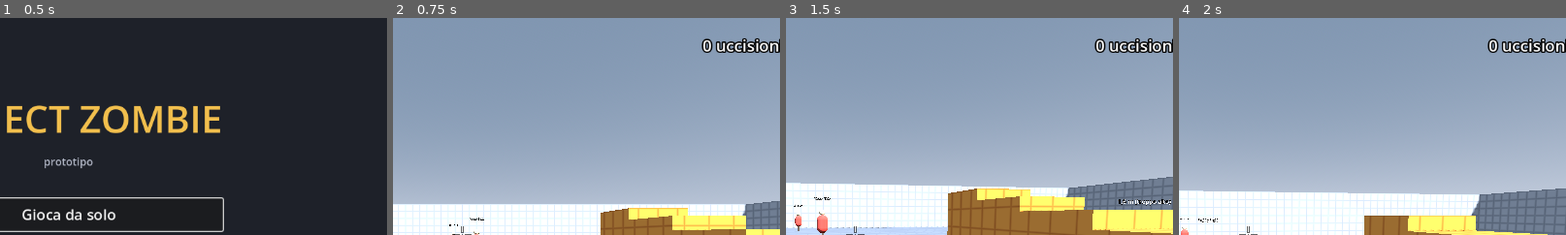
Above: before the commit, frames 1-4 (left to right).
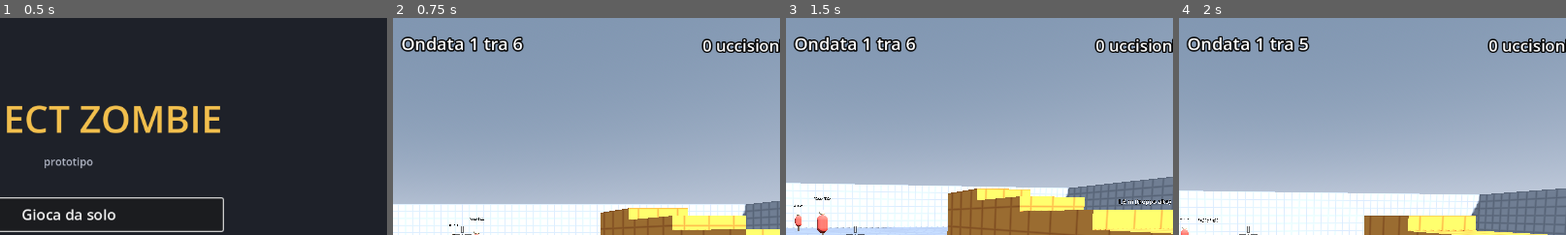
Above: after the commit, the same moments.

Repository: AntoSeguino2018/Project-Zombie
Game: Godot game, scene res://game/ui/main_menu.tscn
The game is run twice, just before and just after one commit, with the same random seed, the same clock (stepped at 60 frames per second) and the same inputs.
Inputs (mouse positions are % of the whole screen's width and height, from its top left):
- Up to frame 1 (0.5 s): no input
- Up to frame 2 (0.75 s): click "Gioca da solo" at 0.5 s
- Up to frame 3 (1.5 s): tap Enter at 1.25 s; move the mouse to (55, 50) at 1.27 s; press the mouse at (55, 50) at 1.28 s; hold W (move_forward) from 1.28 s (still down)
- Up to frame 4 (2 s): keep holding W (move_forward); tap Space (jump) at 1.52 s
The pictures show only the part of the screen within x 41-91%, y 0-50%; the shares and areas given below are measured in that part.

Frame 1 is identical in both runs. In frame 2, 1.6% of the frame differs, in the area x 2-34%, y 8-16%; in frame 3, 1.6%; in frame 4, 1.6%.

Commit message:
Passo 3.2: ondate con budget di pericolosità
- WaveDirector al posto degli spawner provvisori: ogni ondata ha un budget
  che sale e accelera (6, 10, 14, 20, 26... con un giocatore, +60% per ogni
  giocatore in più) e lo spende in zombie
- Tipi di zombie come dati (WaveEnemy): Camminatore 1, Scattista 2
  dall'ondata 2, Bestione 5 dall'ondata 3; pesi che cambiano a caso a ogni
  ondata, budget sempre speso tutto
- Zombie che escono uno alla volta da punti fuori vista e ad almeno 14 m,
  girati verso il giocatore più vicino; massimo di vivi insieme
- Pausa di 12 s tra un'ondata e l'altra; uno zombie che sparisce senza
  morire non blocca l'ondata
- HUD: ondata e zombie rimasti, conto alla rovescia, scritte di inizio e fine
- In rete decide l'host; chi entra a ondata iniziata riceve lo stato

Co-Authored-By: Claude Opus 5.5 <noreply@anthropic.com>

Diff:
--- a/game/enemies/enemy_spawner.gd
+++ /dev/null
@@ -1,60 +0,0 @@
-class_name EnemySpawner
-extends Marker3D
-## Fa comparire zombie in questo punto, scegliendoli a caso dalla lista, finché
-## non ce ne sono max_alive vivi insieme. Quando ne muore uno, dopo un po' ne
-## arriva un altro. Provvisorio: più avanti gli spawn li deciderà il director
-## della Fase 3.
-## Gli zombie li crea solo l'host; se nel livello c'è un EnemyReplicator
-## compaiono anche sugli altri partecipanti.
-
-## Tipi di zombie tra cui scegliere. Ripetere un tipo lo rende più frequente.
-@export var enemy_scenes: Array[PackedScene] = []
-## Secondi prima del primo zombie.
-@export var initial_delay := 3.0
-## Secondi tra una comparsa e la successiva.
-@export var spawn_interval := 4.0
-## Zombie vivi al massimo, contando solo quelli nati qui.
-@export var max_alive := 1
-
-var _alive: Array[Node] = []
-var _timer := Timer.new()
-
-
-func _ready() -> void:
-	if not multiplayer.is_server():
-		return
-	_timer.one_shot = true
-	_timer.timeout.connect(_on_timer)
-	add_child(_timer)
-	_timer.start(initial_delay)
-
-
-func _on_timer() -> void:
-	if _alive.size() < max_alive and not enemy_scenes.is_empty():
-		_spawn(enemy_scenes.pick_random())
-	if _alive.size() < max_alive:
-		_timer.start(spawn_interval)
-
-
-func _spawn(scene: PackedScene) -> void:
-	# Un piccolo scarto a caso, così non nascono uno dentro l'altro.
-	var at := position + Vector3(randf_range(-1.0, 1.0), 0.0, randf_range(-1.0, 1.0))
-	var replicator := EnemyReplicator.of(self)
-	var enemy: Node3D
-	if replicator:
-		enemy = replicator.spawn_enemy(scene, at, rotation.y)
-	else:
-		enemy = scene.instantiate()
-		enemy.position = at
-		enemy.rotation.y = rotation.y
-		add_sibling(enemy)
-	if enemy == null:
-		return
-	_alive.append(enemy)
-	HealthComponent.of(enemy).died.connect(_on_enemy_died.bind(enemy), CONNECT_ONE_SHOT)
-
-
-func _on_enemy_died(_source: Node, enemy: Node) -> void:
-	_alive.erase(enemy)
-	if _timer.is_stopped():
-		_timer.start(spawn_interval)
--- a/game/levels/test_level.tscn
+++ b/game/levels/test_level.tscn
@@ -7,7 +7,6 @@
 [ext_resource type="Material" path="res://assets/materials/greybox_danger.tres" id="5_danger"]
 [ext_resource type="PackedScene" path="res://game/levels/props/training_dummy.tscn" id="6_dummy"]
 [ext_resource type="Script" path="res://game/levels/level_navigation.gd" id="7_navigation"]
-[ext_resource type="Script" path="res://game/enemies/enemy_spawner.gd" id="8_spawner"]
 [ext_resource type="PackedScene" path="res://game/enemies/walker.tscn" id="9_walker"]
 [ext_resource type="PackedScene" path="res://game/enemies/runner.tscn" id="10_runner"]
 [ext_resource type="PackedScene" path="res://game/enemies/brute.tscn" id="11_brute"]
@@ -17,6 +16,10 @@
 [ext_resource type="Script" path="res://game/net/pickup_replicator.gd" id="15_pickup_replicator"]
 [ext_resource type="PackedScene" path="res://game/pickups/weapon_pickup.tscn" id="16_pickup"]
 [ext_resource type="PackedScene" path="res://game/pickups/weapon_crate.tscn" id="17_crate"]
+[ext_resource type="Script" path="res://game/waves/wave_director.gd" id="18_waves"]
+[ext_resource type="Resource" path="res://game/waves/walker_wave.tres" id="19_walker_wave"]
+[ext_resource type="Resource" path="res://game/waves/runner_wave.tres" id="20_runner_wave"]
+[ext_resource type="Resource" path="res://game/waves/brute_wave.tres" id="21_brute_wave"]
 
 [sub_resource type="ProceduralSkyMaterial" id="ProceduralSkyMaterial_sky"]
 sky_horizon_color = Color(0.66, 0.7, 0.78, 1)
@@ -248,26 +251,33 @@
 
 [node name="Enemies" type="Node3D" parent="."]
 
-[node name="SpawnerNorthWest" type="Marker3D" parent="Enemies"]
-transform = Transform3D(1, 0, 0, 0, 1, 0, 0, 0, 1, -30, 0, -34)
-script = ExtResource("8_spawner")
-enemy_scenes = Array[PackedScene]([ExtResource("9_walker"), ExtResource("9_walker"), ExtResource("10_runner")])
-initial_delay = 3.0
-max_alive = 3
-
-[node name="SpawnerNorthEast" type="Marker3D" parent="Enemies"]
-transform = Transform3D(1, 0, 0, 0, 1, 0, 0, 0, 1, 30, 0, -34)
-script = ExtResource("8_spawner")
-enemy_scenes = Array[PackedScene]([ExtResource("9_walker"), ExtResource("10_runner")])
-initial_delay = 6.0
-max_alive = 3
-
-[node name="SpawnerSouth" type="Marker3D" parent="Enemies"]
-transform = Transform3D(1, 0, 0, 0, 1, 0, 0, 0, 1, 0, 0, 34)
-script = ExtResource("8_spawner")
-enemy_scenes = Array[PackedScene]([ExtResource("11_brute")])
-initial_delay = 15.0
-spawn_interval = 15.0
+[node name="Waves" type="Node3D" parent="."]
+script = ExtResource("18_waves")
+enemies = Array[Resource]([ExtResource("19_walker_wave"), ExtResource("20_runner_wave"), ExtResource("21_brute_wave")])
+
+[node name="SpawnNorthWest" type="Marker3D" parent="Waves"]
+transform = Transform3D(1, 0, 0, 0, 1, 0, 0, 0, 1, -34, 0, -34)
+
+[node name="SpawnNorth" type="Marker3D" parent="Waves"]
+transform = Transform3D(1, 0, 0, 0, 1, 0, 0, 0, 1, 0, 0, -36)
+
+[node name="SpawnNorthEast" type="Marker3D" parent="Waves"]
+transform = Transform3D(1, 0, 0, 0, 1, 0, 0, 0, 1, 34, 0, -34)
+
+[node name="SpawnWest" type="Marker3D" parent="Waves"]
+transform = Transform3D(1, 0, 0, 0, 1, 0, 0, 0, 1, -36, 0, 0)
+
+[node name="SpawnEast" type="Marker3D" parent="Waves"]
+transform = Transform3D(1, 0, 0, 0, 1, 0, 0, 0, 1, 36, 0, 0)
+
+[node name="SpawnSouthWest" type="Marker3D" parent="Waves"]
+transform = Transform3D(1, 0, 0, 0, 1, 0, 0, 0, 1, -34, 0, 34)
+
+[node name="SpawnSouth" type="Marker3D" parent="Waves"]
+transform = Transform3D(1, 0, 0, 0, 1, 0, 0, 0, 1, 0, 0, 36)
+
+[node name="SpawnSouthEast" type="Marker3D" parent="Waves"]
+transform = Transform3D(1, 0, 0, 0, 1, 0, 0, 0, 1, 34, 0, 34)
 
 [node name="Crates" type="Node3D" parent="."]
 
--- a/game/player/player.tscn
+++ b/game/player/player.tscn
@@ -237,6 +237,36 @@
 text = "0 uccisioni   0:00"
 horizontal_alignment = 2
 
+[node name="WaveLabel" type="Label" parent="Hud"]
+anchors_preset = 5
+anchor_left = 0.5
+anchor_right = 0.5
+offset_left = -300.0
+offset_top = 20.0
+offset_right = 300.0
+offset_bottom = 56.0
+grow_horizontal = 2
+theme_override_colors/font_outline_color = Color(0, 0, 0, 1)
+theme_override_constants/outline_size = 8
+theme_override_font_sizes/font_size = 26
+horizontal_alignment = 1
+
+[node name="WaveBanner" type="Label" parent="Hud"]
+modulate = Color(1, 1, 1, 0)
+anchors_preset = 5
+anchor_left = 0.5
+anchor_right = 0.5
+offset_left = -500.0
+offset_top = 150.0
+offset_right = 500.0
+offset_bottom = 230.0
+grow_horizontal = 2
+theme_override_colors/font_color = Color(1, 0.82, 0.29, 1)
+theme_override_colors/font_outline_color = Color(0, 0, 0, 1)
+theme_override_constants/outline_size = 16
+theme_override_font_sizes/font_size = 60
+horizontal_alignment = 1
+
 [node name="ControlsLabel" type="Label" parent="Hud"]
 offset_left = 32.0
 offset_top = 24.0
--- a/game/ui/player_hud.gd
+++ b/game/ui/player_hud.gd
@@ -1,7 +1,8 @@
 class_name PlayerHud
 extends CanvasLayer
 ## HUD del giocatore locale: mirino, barra della vita, munizioni e arma in mano,
-## uccisioni e tempo di sopravvivenza, cosa si può fare con E, direzione del
+## uccisioni e tempo di sopravvivenza, ondata in corso con gli zombie rimasti
+## (o i secondi alla prossima), cosa si può fare con E, direzione del
 ## danno, bordo rosso quando
 ## si subiscono danni (che resta acceso e pulsa con la vita bassa), comandi
 ## all'avvio e schermata di morte con il riepilogo e il conto alla rovescia.
@@ -19,6 +20,8 @@
 var _flash := 0.0
 var _time := 0.0
 var _death_summary := ""
+var _waves: WaveDirector
+var _banner_tween: Tween
 
 @onready var crosshair: Crosshair = $Crosshair
 @onready var _health_bar: HealthBar = $HealthBar
@@ -30,6 +33,8 @@
 @onready var _stats_label: Label = $StatsLabel
 @onready var _controls_label: Label = $ControlsLabel
 @onready var _prompt: RichTextLabel = $InteractPrompt
+@onready var _wave_label: Label = $WaveLabel
+@onready var _wave_banner: Label = $WaveBanner
 
 
 func _ready() -> void:
@@ -37,6 +42,16 @@
 	tween.tween_interval(controls_time)
 	tween.tween_property(_controls_label, "modulate:a", 0.0, 1.0)
 	tween.tween_callback(_controls_label.hide)
+	# Il giocatore può nascere prima che il livello abbia finito di prepararsi.
+	_bind_waves.call_deferred()
+
+
+func _bind_waves() -> void:
+	_waves = WaveDirector.of(self)
+	if _waves == null:
+		return
+	_waves.wave_started.connect(func(wave: int): _show_banner("ONDATA %d" % wave))
+	_waves.wave_cleared.connect(func(wave: int): _show_banner("Ondata %d superata!" % wave))
 
 
 func bind(health: HealthComponent) -> void:
@@ -105,8 +120,29 @@
 	_weapon_label.visible = alive
 
 
+## Scritta grande che compare e svanisce, per l'inizio e la fine delle ondate.
+func _show_banner(text: String) -> void:
+	_wave_banner.text = text
+	if _banner_tween:
+		_banner_tween.kill()
+	_banner_tween = create_tween()
+	_banner_tween.tween_property(_wave_banner, "modulate:a", 1.0, 0.2)
+	_banner_tween.tween_interval(2.0)
+	_banner_tween.tween_property(_wave_banner, "modulate:a", 0.0, 0.6)
+
+
+func _update_wave_label() -> void:
+	if not is_instance_valid(_waves):
+		_wave_label.text = ""
+	elif _waves.phase == WaveDirector.Phase.ACTIVE:
+		_wave_label.text = "Ondata %d   ·   %d zombie" % [_waves.wave, _waves.remaining]
+	else:
+		_wave_label.text = "Ondata %d tra %d" % [_waves.wave + 1, ceili(_waves.seconds_to_next_wave())]
+
+
 func _process(delta: float) -> void:
 	_time += delta
+	_update_wave_label()
 	_flash = maxf(_flash - flash_fade * delta, 0.0)
 	var steady := 0.0
 	if _health and not _health.is_alive():
--- /dev/null
+++ b/game/waves/brute_wave.tres
@@ -0,0 +1,11 @@
+[gd_resource type="Resource" script_class="WaveEnemy" format=3]
+
+[ext_resource type="Script" path="res://game/waves/wave_enemy.gd" id="1_wave"]
+[ext_resource type="PackedScene" path="res://game/enemies/brute.tscn" id="2_scene"]
+
+[resource]
+script = ExtResource("1_wave")
+scene = ExtResource("2_scene")
+cost = 5
+first_wave = 3
+weight = 1.0
--- /dev/null
+++ b/game/waves/runner_wave.tres
@@ -0,0 +1,11 @@
+[gd_resource type="Resource" script_class="WaveEnemy" format=3]
+
+[ext_resource type="Script" path="res://game/waves/wave_enemy.gd" id="1_wave"]
+[ext_resource type="PackedScene" path="res://game/enemies/runner.tscn" id="2_scene"]
+
+[resource]
+script = ExtResource("1_wave")
+scene = ExtResource("2_scene")
+cost = 2
+first_wave = 2
+weight = 1.5
--- /dev/null
+++ b/game/waves/walker_wave.tres
@@ -0,0 +1,11 @@
+[gd_resource type="Resource" script_class="WaveEnemy" format=3]
+
+[ext_resource type="Script" path="res://game/waves/wave_enemy.gd" id="1_wave"]
+[ext_resource type="PackedScene" path="res://game/enemies/walker.tscn" id="2_scene"]
+
+[resource]
+script = ExtResource("1_wave")
+scene = ExtResource("2_scene")
+cost = 1
+first_wave = 1
+weight = 3.0
--- /dev/null
+++ b/game/waves/wave_director.gd
@@ -0,0 +1,298 @@
+class_name WaveDirector
+extends Node3D
+## Manda gli zombie a ondate. Ogni ondata ha un budget di pericolosità che sale
+## e lo spende scegliendo tipi di zombie (WaveEnemy) fino a esaurirlo; i pesi
+## cambiano a caso a ogni ondata, così la composizione non è mai la stessa.
+## Gli zombie escono, uno alla volta, dai punti di comparsa (i Marker3D figli)
+## che nessun giocatore sta guardando. L'ondata finisce quando sono morti tutti;
+## dopo una pausa parte la successiva.
+##
+## Decide tutto l'host; gli altri ricevono numero dell'ondata, fase, zombie
+## rimasti e secondi alla prossima (anche chi entra a partita iniziata).
+
+## Ondata o pausa cambiata, o zombie rimasti cambiati.
+signal state_changed
+## È partita l'ondata wave.
+signal wave_started(wave: int)
+## L'ondata wave è stata ripulita.
+signal wave_cleared(wave: int)
+
+enum Phase { WAITING, ACTIVE, BREAK }
+
+const LAYER_WORLD := 1
+
+## Tipi di zombie che le ondate possono mandare.
+@export var enemies: Array[WaveEnemy] = []
+
+@export_group("Budget")
+## Budget della prima ondata.
+@export var base_budget := 6.0
+## Quanto sale il budget a ogni ondata...
+@export var budget_growth := 3.0
+## ...più questo per il quadrato delle ondate passate (crescita che accelera).
+@export var budget_acceleration := 0.5
+## Budget in più per ogni giocatore oltre il primo, in frazione.
+@export var budget_per_extra_player := 0.6
+## Quanto varia a caso il peso di ogni tipo da un'ondata all'altra (0 = mai).
+@export_range(0.0, 1.0) var weight_variation := 0.75
+
+@export_group("Tempi")
+## Secondi prima della prima ondata.
+@export var start_delay := 6.0
+## Secondi di pausa tra un'ondata e la successiva.
+@export var break_time := 12.0
+## Secondi tra la comparsa di uno zombie e il successivo.
+@export var spawn_interval := 0.7
+## Zombie vivi al massimo insieme, con un solo giocatore...
+@export var max_alive := 10
+## ...più questi per ogni giocatore in più.
+@export var max_alive_per_extra_player := 4
+
+@export_group("Comparsa")
+## Gli zombie non compaiono più vicini di così a un giocatore.
+@export var min_spawn_distance := 14.0
+## Oltre questa distanza un punto conta come fuori vista anche se è scoperto.
+@export var view_distance := 45.0
+## Metà dell'angolo di vista dei giocatori, in gradi (con un po' di margine).
+@export var view_half_angle_degrees := 70.0
+## Si sceglie a caso tra questi punti validi, i più vicini ai giocatori.
+@export var nearest_choices := 3
+
+var wave := 0
+var phase := Phase.WAITING
+## Zombie dell'ondata ancora da uccidere (in campo e in arrivo).
+var remaining := 0
+
+var _time_left := 0.0
+var _spawn_left := 0.0
+var _queue: Array[WaveEnemy] = []
+var _alive: Array[Node] = []
+var _rng := RandomNumberGenerator.new()
+
+
+func _ready() -> void:
+	add_to_group("wave_director")
+	_rng.randomize()
+	if not multiplayer.is_server():
+		return
+	_time_left = start_delay
+	if NetSession.is_online():
+		multiplayer.peer_connected.connect(_send_state)
+
+
+## Il director del livello, o null se non c'è.
+static func of(node: Node) -> WaveDirector:
+	return node.get_tree().get_first_node_in_group("wave_director")
+
+
+## Secondi alla prossima ondata (durante l'attesa e la pausa).
+func seconds_to_next_wave() -> float:
+	return maxf(_time_left, 0.0)
+
+
+## Budget dell'ondata number per players giocatori.
+func budget_for(number: int, players: int) -> float:
+	var passed := float(number - 1)
+	var budget := base_budget + budget_growth * passed + budget_acceleration * passed * passed
+	return budget * (1.0 + budget_per_extra_player * maxf(players - 1, 0))
+
+
+## Gli zombie che manda un'ondata con quel budget, nell'ordine di arrivo.
+func compose(number: int, budget: float) -> Array[WaveEnemy]:
+	var weights := {}
+	for enemy in enemies:
+		if enemy.first_wave <= number:
+			weights[enemy] = enemy.weight * _rng.randf_range(1.0 - weight_variation, 1.0 + weight_variation)
+	var result: Array[WaveEnemy] = []
+	while true:
+		var choices: Array = weights.keys().filter(func(e: WaveEnemy): return e.cost <= budget)
+		if choices.is_empty():
+			break
+		var enemy: WaveEnemy = _pick_weighted(choices, weights)
+		result.append(enemy)
+		budget -= enemy.cost
+	return result
+
+
+func _physics_process(delta: float) -> void:
+	if not multiplayer.is_server():
+		_time_left -= delta
+		return
+	match phase:
+		Phase.WAITING, Phase.BREAK:
+			_time_left -= delta
+			if _time_left <= 0.0:
+				_start_wave()
+		Phase.ACTIVE:
+			_spawn_left -= delta
+			if _spawn_left <= 0.0 and not _queue.is_empty() and _alive.size() < _alive_cap():
+				_spawn_left = spawn_interval
+				_spawn(_queue.pop_front())
+
+
+func _start_wave() -> void:
+	wave += 1
+	phase = Phase.ACTIVE
+	_queue = compose(wave, budget_for(wave, _player_count()))
+	remaining = _queue.size()
+	_spawn_left = 0.0
+	_publish()
+	_announce_start(wave)
+	if NetSession.is_online():
+		_announce_start.rpc(wave)
+
+
+func _spawn(enemy_type: WaveEnemy) -> void:
+	var point := _pick_spawn_point()
+	# Un piccolo scarto a caso, così non nascono uno dentro l'altro.
+	var at := point.global_position + Vector3(_rng.randf_range(-1.0, 1.0), 0.0, _rng.randf_range(-1.0, 1.0))
+	# Girato verso il giocatore più vicino.
+	var yaw := point.global_rotation.y
+	var players := _living_players()
+	if not players.is_empty():
+		var nearest: Node3D = players[0]
+		for player in players:
+			if player.global_position.distance_to(at) < nearest.global_position.distance_to(at):
+				nearest = player
+		var to_player := nearest.global_position - at
+		yaw = atan2(-to_player.x, -to_player.z)
+	var replicator := EnemyReplicator.of(self)
+	var enemy: Node3D
+	if replicator:
+		enemy = replicator.spawn_enemy(enemy_type.scene, at, yaw)
+	else:
+		enemy = enemy_type.scene.instantiate()
+		enemy.position = at
+		enemy.rotation.y = yaw
+		get_parent().add_child(enemy)
+	if enemy == null:
+		_on_enemy_gone(null)
+		return
+	_alive.append(enemy)
+	HealthComponent.of(enemy).died.connect(func(_source): _on_enemy_gone(enemy), CONNECT_ONE_SHOT)
+	# Se sparisce senza morire (es. livello chiuso) non blocca l'ondata.
+	enemy.tree_exiting.connect(func(): if _alive.has(enemy): _on_enemy_gone(enemy), CONNECT_ONE_SHOT)
+
+
+func _on_enemy_gone(enemy: Node) -> void:
+	# Il livello si sta chiudendo: non c'è più un'ondata da seguire.
+	if not is_inside_tree():
+		return
+	if enemy:
+		_alive.erase(enemy)
+	remaining = maxi(remaining - 1, 0)
+	if remaining == 0 and phase == Phase.ACTIVE:
+		phase = Phase.BREAK
+		_time_left = break_time
+		_announce_cleared(wave)
+		if NetSession.is_online():
+			_announce_cleared.rpc(wave)
+	_publish()
+
+
+## Un punto di comparsa che nessun giocatore vede e non troppo vicino; tra i
+## validi, uno a caso dei più vicini, così gli zombie arrivano presto. Se non ce
+## ne sono, il più lontano da tutti.
+func _pick_spawn_point() -> Marker3D:
+	var points: Array[Marker3D] = []
+	for child in get_children():
+		if child is Marker3D:
+			points.append(child)
+	var players := _living_players()
+	if players.is_empty():
+		return points[_rng.randi() % points.size()]
+	var valid: Array = []
+	var farthest: Marker3D = points[0]
+	var farthest_distance := -1.0
+	for point in points:
+		var distance := _distance_to_nearest(point.global_position, players)
+		if distance > farthest_distance:
+			farthest = point
+			farthest_distance = distance
+		if distance >= min_spawn_distance and not players.any(func(p): return _sees(p, point.global_position)):
+			valid.append([distance, point])
+	if valid.is_empty():
+		return farthest
+	valid.sort_custom(func(a, b): return a[0] < b[0])
+	return valid[_rng.randi() % mini(nearest_choices, valid.size())][1]
+
+
+## Vero se il giocatore potrebbe vedere qualcosa che compare in at.
+func _sees(player: Node3D, at: Vector3) -> bool:
+	var eye := player.global_position + Vector3.UP * 1.6
+	var target := at + Vector3.UP * 1.2
+	var to_target := target - eye
+	if to_target.length() > view_distance:
+		return false
+	var forward := -player.global_basis.z
+	var flat := Vector3(to_target.x, 0.0, to_target.z).normalized()
+	if Vector3(forward.x, 0.0, forward.z).normalized().dot(flat) < cos(deg_to_rad(view_half_angle_degrees)):
+		return false
+	var query := PhysicsRayQueryParameters3D.create(eye, target, LAYER_WORLD)
+	return get_world_3d().direct_space_state.intersect_ray(query).is_empty()
+
+
+func _distance_to_nearest(at: Vector3, players: Array[Node3D]) -> float:
+	var best := INF
+	for player in players:
+		best = minf(best, player.global_position.distance_to(at))
+	return best
+
+
+func _living_players() -> Array[Node3D]:
+	var result: Array[Node3D] = []
+	for player: Node3D in get_tree().get_nodes_in_group("players"):
+		var health := HealthComponent.of(player)
+		if health and health.is_alive():
+			result.append(player)
+	return result
+
+
+func _player_count() -> int:
+	return maxi(get_tree().get_nodes_in_group("players").size(), 1)
+
+
+func _alive_cap() -> int:
+	return max_alive + max_alive_per_extra_player * (_player_count() - 1)
+
+
+func _pick_weighted(choices: Array, weights: Dictionary) -> Variant:
+	var total := 0.0
+	for choice in choices:
+		total += weights[choice]
+	var r := _rng.randf() * total
+	for choice in choices:
+		r -= weights[choice]
+		if r < 0.0:
+			return choice
+	return choices.back()
+
+
+## Sull'host: avvisa tutti dello stato attuale.
+func _publish() -> void:
+	state_changed.emit()
+	if NetSession.is_online():
+		_receive_state.rpc(wave, phase, remaining, _time_left)
+
+
+func _send_state(peer: int) -> void:
+	_receive_state.rpc_id(peer, wave, phase, remaining, _time_left)
+
+
+@rpc("authority", "call_remote", "reliable")
+func _receive_state(new_wave: int, new_phase: int, new_remaining: int, time_left: float) -> void:
+	wave = new_wave
+	phase = new_phase as Phase
+	remaining = new_remaining
+	_time_left = time_left
+	state_changed.emit()
+
+
+@rpc("authority", "call_remote", "reliable")
+func _announce_start(number: int) -> void:
+	wave_started.emit(number)
+
+
+@rpc("authority", "call_remote", "reliable")
+func _announce_cleared(number: int) -> void:
+	wave_cleared.emit(number)
--- /dev/null
+++ b/game/waves/wave_enemy.gd
@@ -0,0 +1,12 @@
+class_name WaveEnemy
+extends Resource
+## Un tipo di zombie che le ondate possono mandare: quanto costa del budget di
+## pericolosità, da che ondata compare e quanto spesso viene scelto.
+
+@export var scene: PackedScene
+## Punti di pericolosità che spende l'ondata per mandarlo.
+@export var cost := 1
+## Prima ondata in cui può comparire.
+@export var first_wave := 1
+## Probabilità relativa di essere scelto, prima della variazione di ogni ondata.
+@export var weight := 1.0
Not shown, removed: game/enemies/enemy_spawner.gd.uid
Not shown, added: game/waves/wave_director.gd.uid
Not shown, added: game/waves/wave_enemy.gd.uid
Not shown, changed: ROADMAP.md
